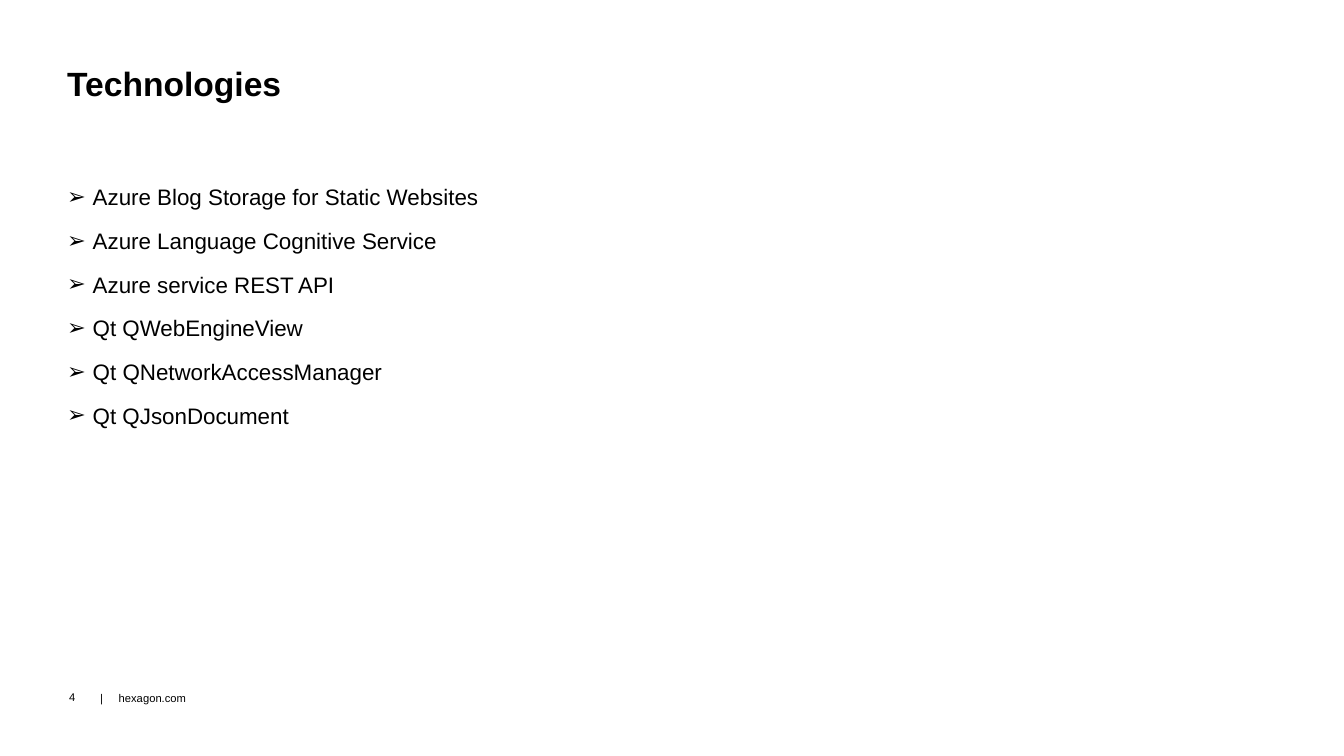
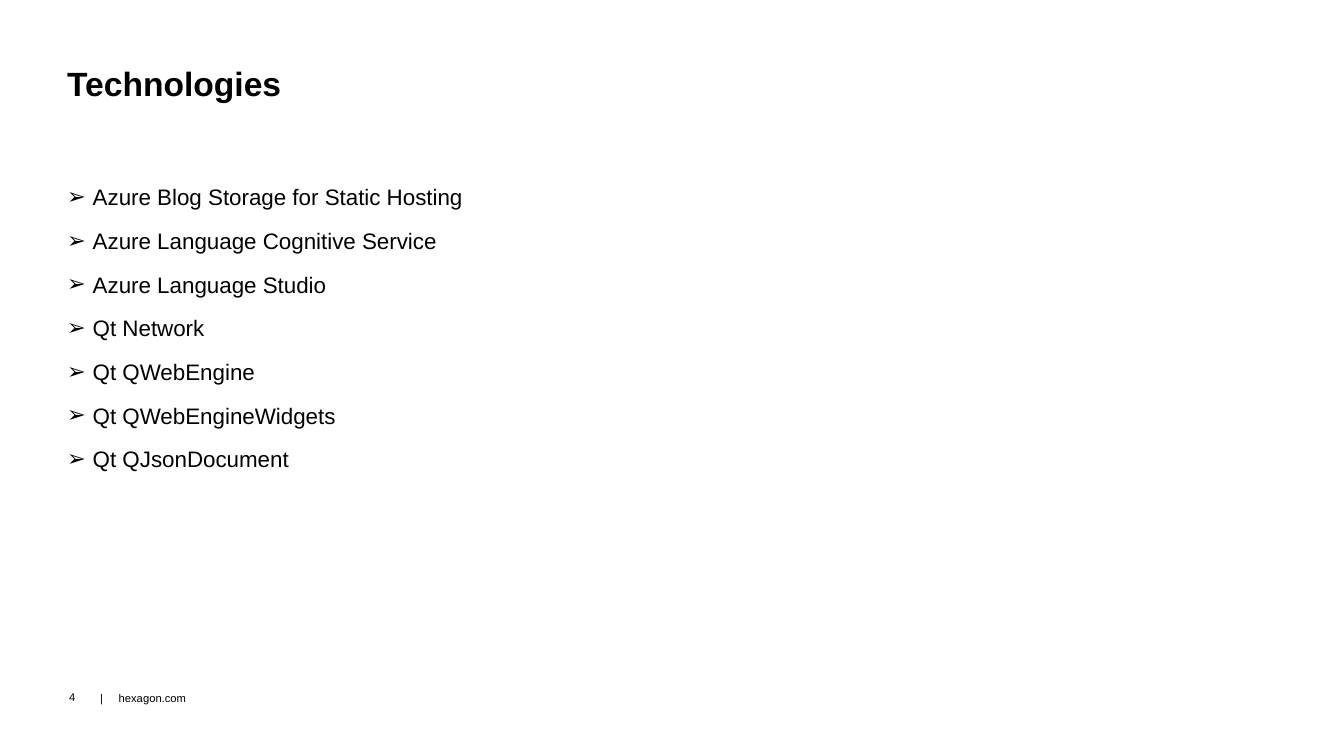
Before and after one commit to dongzgh/protos-vmccopilot, a slide deck: slide 4 of docs/VMC Hackathon 2024 - VMC.Chatbot - Demo.pptx. Drawn at 1344x756 pixels with LibreOffice and Linux fonts; fonts in the diff are those of the drawing; background and template pictures are left out. Boxes give left, top, right and bottom in pixels: in the first picture for what was removed or moved away, otherwise in the second. Text is boxed around its words. In the diff, an @@ line names an element or a change of style, - is before the commit and + after.

```diff
--- a/docs/VMC Hackathon 2024 - VMC.Chatbot - Demo.pptx
+++ b/docs/VMC Hackathon 2024 - VMC.Chatbot - Demo.pptx
@@ text at [93,188,463,210]: text changed @@
-➢ Azure Blog Storage for Static Websites
+➢ Azure Blog Storage for Static Hosting
@@ text at [93,276,335,429]: text changed @@
-➢ Azure service REST API
-➢ Qt QWebEngineView
-➢ Qt QNetworkAccessManager
+➢ Azure Language Studio
+➢ Qt Network
+➢ Qt QWebEngine
+➢ Qt QWebEngineWidgets
```
Also in this commit, not shown: 3 other slides changed, 3 slides added.
